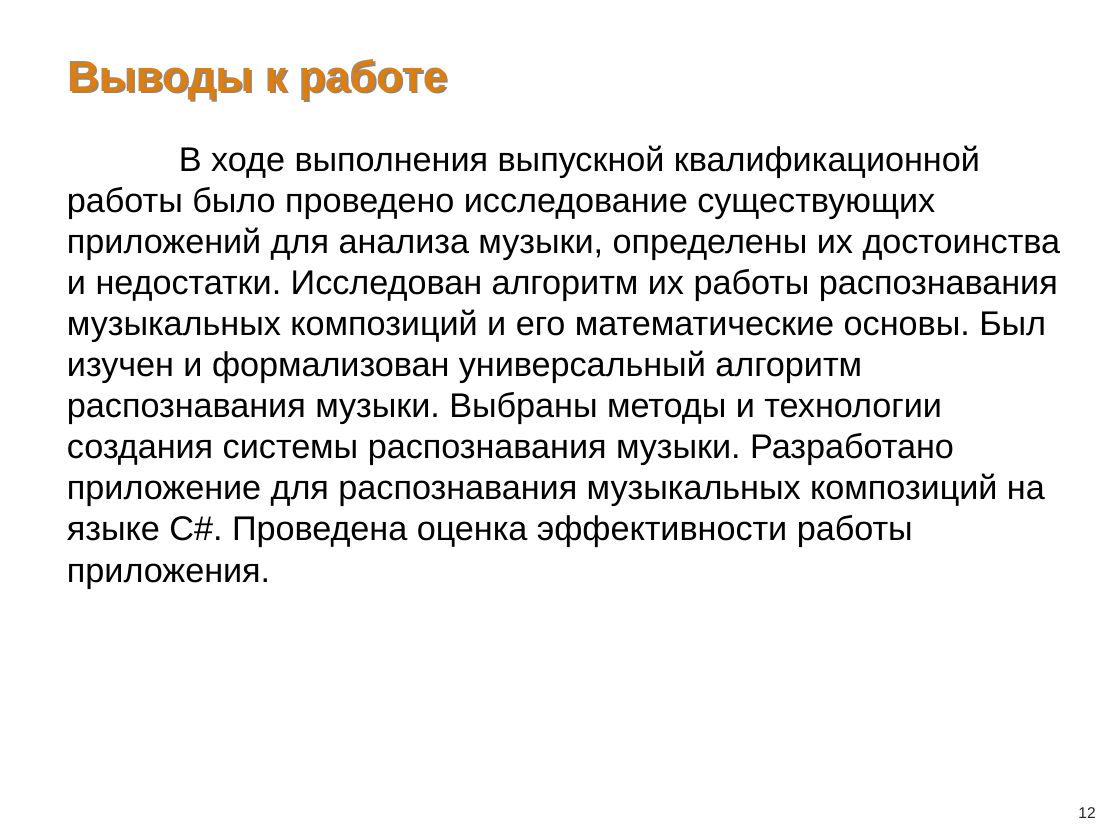
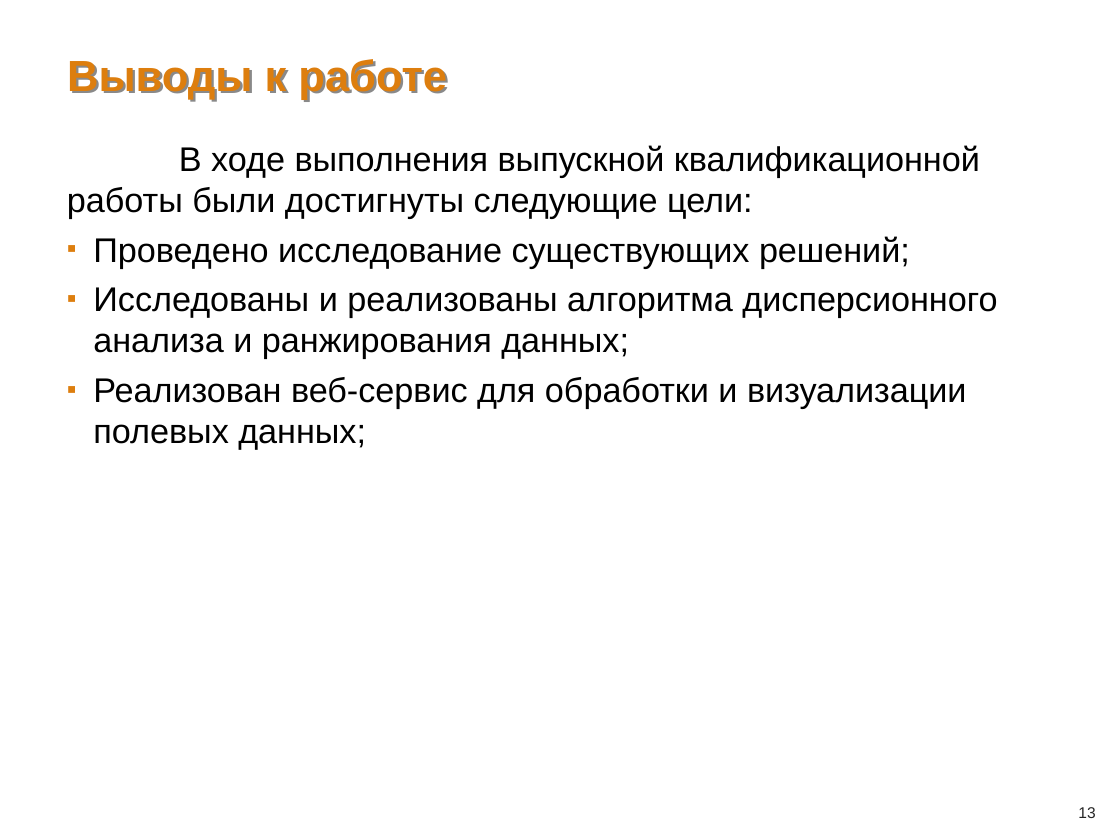
Before and after one commit to kradunches/ari-metiostation, a slide deck: slide 13 of doc/Презентация.ppt (slide 12 before the commit). Drawn at 1120x840 pixels with LibreOffice and Linux fonts; fonts in the diff are those of the drawing; background and template pictures are left out. Boxes give left, top, right and bottom in pixels: in the first picture for what was removed or moved away, otherwise in the second. Text is boxed around its words. In the diff, an @@ line names an element or a change of style, - is before the commit and + after.

```diff
--- a/doc/Презентация.ppt
+++ b/doc/Презентация.ppt
@@ text at [67, 145, 997, 450]: text changed @@
-В ходе выполнения выпускной квалификационной работы было проведено исследование существующих приложений для анализа музыки, определены их достоинства и недостатки. Исследован алгоритм их работы распознавания музыкальных композиций и его математические основы. Был изучен и формализован универсальный алгоритм распознавания музыки. Выбраны методы и технологии создания системы распознавания музыки. Разработано приложение для распознавания музыкальных композиций на языке C#. Проведена оценка эффективности работы приложения.
+В ходе выполнения выпускной квалификационной работы были достигнуты следующие цели:
+▪ Проведено исследование существующих решений;
+▪ Исследованы и реализованы алгоритма дисперсионного анализа и ранжирования данных;
+▪ Реализован веб-сервис для обработки и визуализации полевых данных;
@@ page number at [1078, 807, 1095, 818]: text changed @@
-12
+13
```
Also in this commit, not shown: 5 other slides changed, 2 slides added, 1 slide removed, 4 other files.
